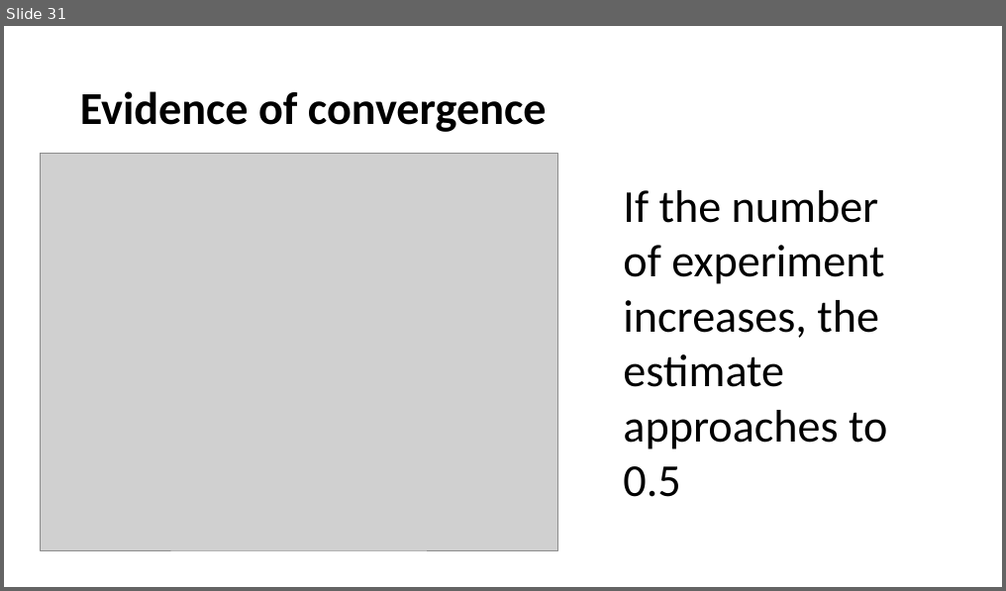
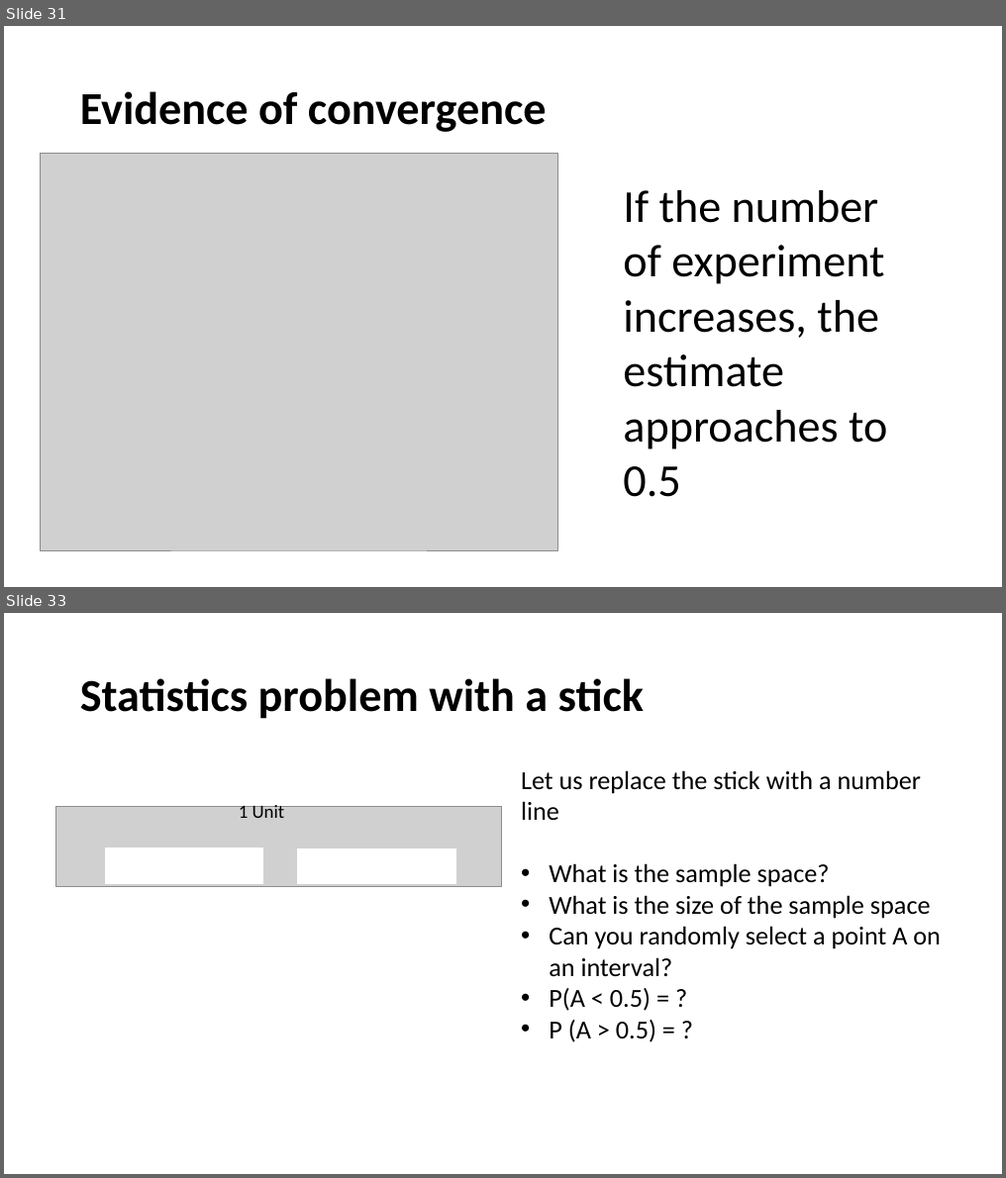
Before and after one commit to yushuf/TeamBeta, a slide deck: Presentation.pptx. Shown one above the other, each under a label of ours: slide 31 before the commit, slides 31 and 33 after it; the slides between them are not shown. The pictures are 1006x591 and 1006x1178 pixels, drawn with LibreOffice and Linux fonts; fonts in the diff are those of the drawing; grey boxes stand for pictures. Boxes give left, top, right and bottom in pixels: in the first picture for what was removed or moved away, otherwise in the second. Text is boxed around its words. In the diff, an @@ line names an element or a change of style, - is before the commit and + after.

```diff
--- a/Presentation.pptx
+++ b/Presentation.pptx
@@ slide 33 added at [4,613,1002,1174], background #FFFFFF @@
@@ title added at [80,678,644,719], 44 pt, text #000000, bold @@
+Statistics problem with a stick
@@ text added at [521,770,941,1043], 25 pt, text #000000 @@
+Let us replace the stick with a number line
+• What is the sample space?
+• What is the size of the sample space
+• Can you randomly select a point A on an interval?
+• P(A < 0.5) = ?
+• P (A > 0.5) = ?
@@ picture added at [55,807,502,887] @@
@@ text added at [239,802,285,818], 18 pt, text #000000 @@
+1 Unit
@@ rectangle added at [106,849,263,884], fill #FFFFFF, outline #FFFFFF 1 pt @@
@@ rectangle added at [298,849,456,884], fill #FFFFFF, outline #FFFFFF 1 pt @@
```
Also in this commit, not shown: 5 other slides added.
